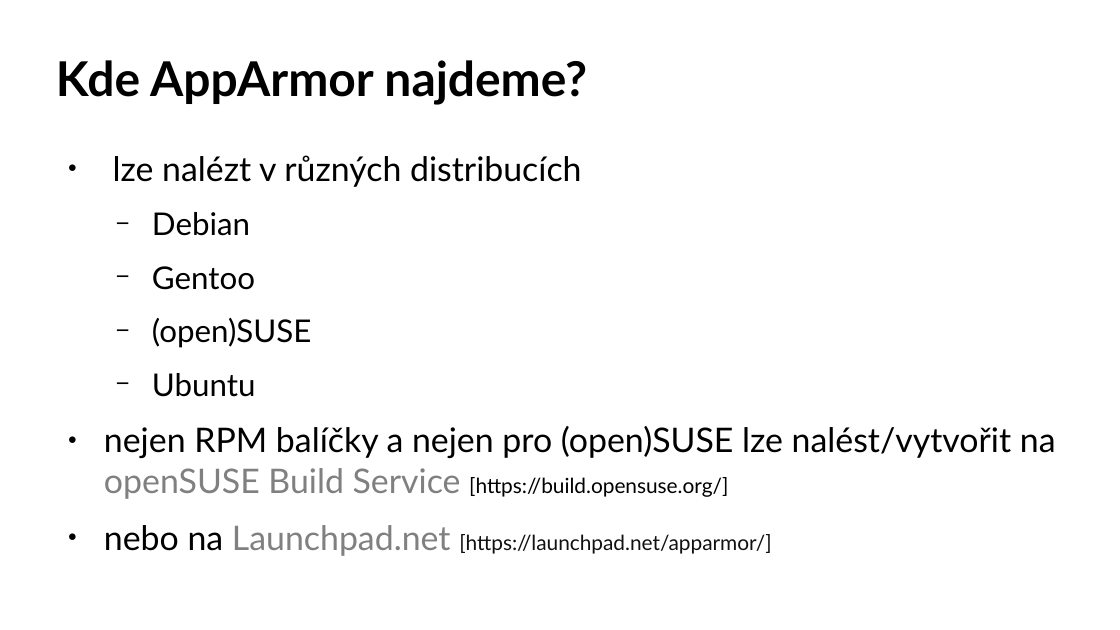
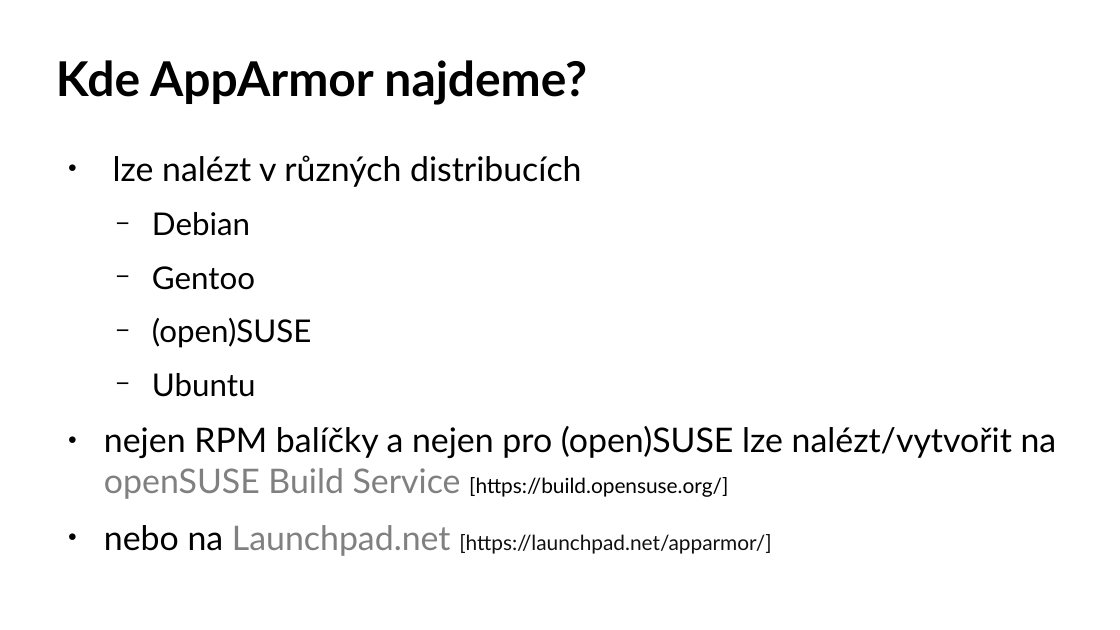
Before and after one commit to djz88/docs, a slide deck: slide 8 of apparmor_installfest2017.odp. Drawn at 1120x630 pixels with LibreOffice and Linux fonts; fonts in the diff are those of the drawing; background and template pictures are left out. Boxes give left, top, right and bottom in pixels: in the first picture for what was removed or moved away, otherwise in the second. Text is boxed around its words. In the diff, an @@ line names an element or a change of style, - is before the commit and + after.

```diff
--- a/apparmor_installfest2017.odp
+++ b/apparmor_installfest2017.odp
@@ text at [104, 426, 1057, 499]: text changed @@
-● nejen RPM balíčky a nejen pro (open)SUSE lze nalést/vytvořit na openSUSE Build Service [https://build.opensuse.org/]
+● nejen RPM balíčky a nejen pro (open)SUSE lze nalézt/vytvořit na openSUSE Build Service [https://build.opensuse.org/]
```
Also in this commit, not shown: 9 other slides changed, 1 other file.
